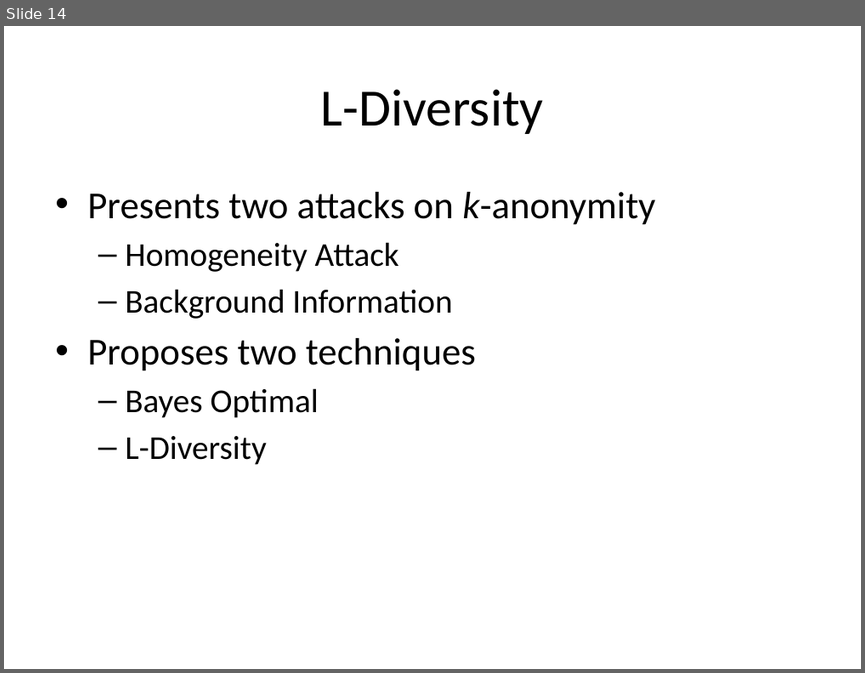
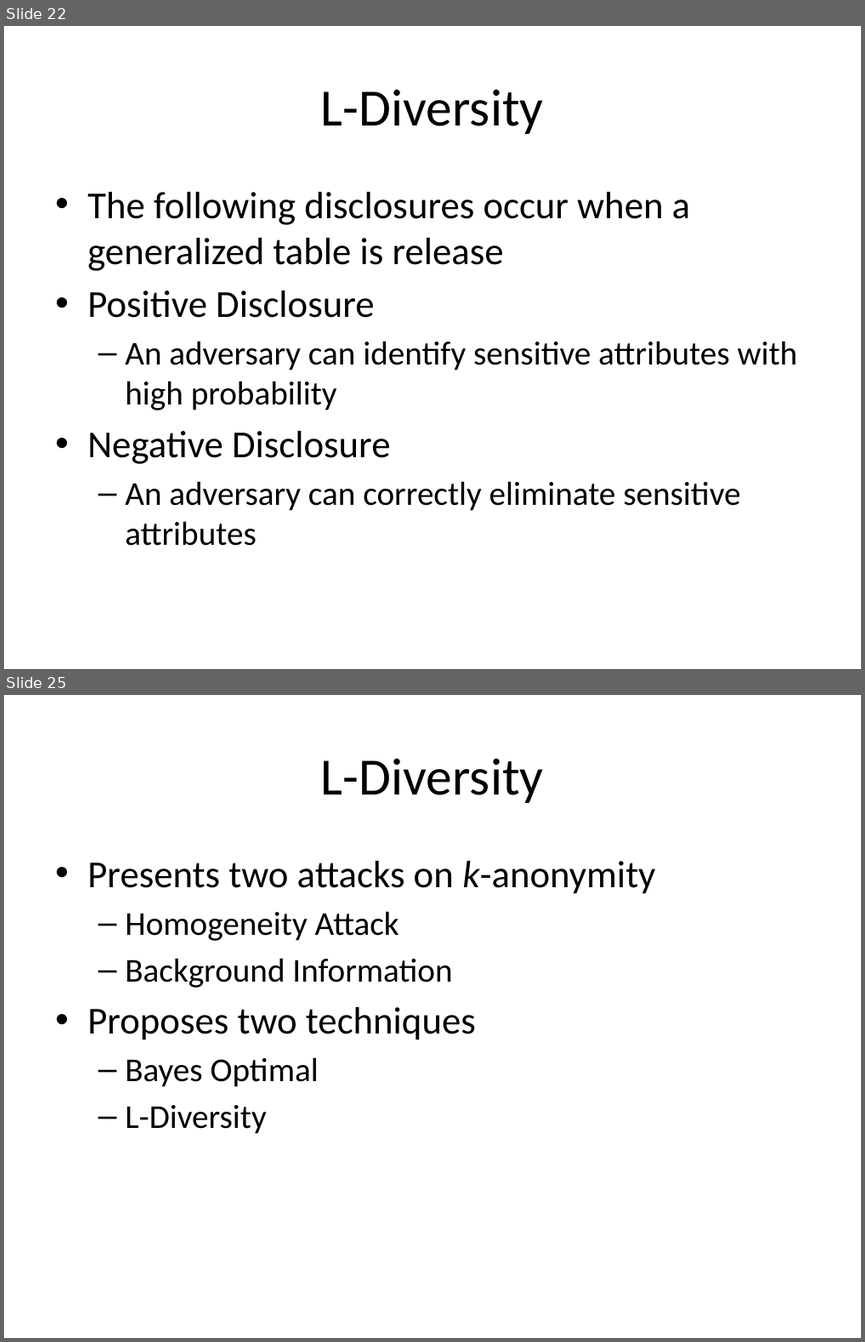
Before and after one commit to jayvelasco1990/big-data, a slide deck: Final Project/draft_presentation.pptx. Shown one above the other, each under a label of ours: slide 14 before the commit, slides 22 and 25 after it; the slides between them are not shown. The pictures are 865x673 and 865x1342 pixels, drawn with LibreOffice and Linux fonts; fonts in the diff are those of the drawing. Boxes give left, top, right and bottom in pixels: in the first picture for what was removed or moved away, otherwise in the second. Text is boxed around its words. In the diff, an @@ line names an element or a change of style, - is before the commit and + after.

```diff
--- a/Final Project/draft_presentation.pptx
+++ b/Final Project/draft_presentation.pptx
@@ slide 22 added at (4,26,861,669), background #FFFFFF @@
@@ title added at (321,89,544,134), 44 pt, text #000000 @@
+L-Diversity
@@ text added at (87,192,798,545), 28 pt, text #000000 @@
+• The following disclosures occur when a generalized table is release
+• Positive Disclosure
+  – An adversary can identify sensitive attributes with high probability
+• Negative Disclosure
+  – An adversary can correctly eliminate sensitive attributes
@@ what was slide 14 is now slide 25 @@
```
Also in this commit, not shown: 1 slide changed, 22 other slides added, 3 other files.
